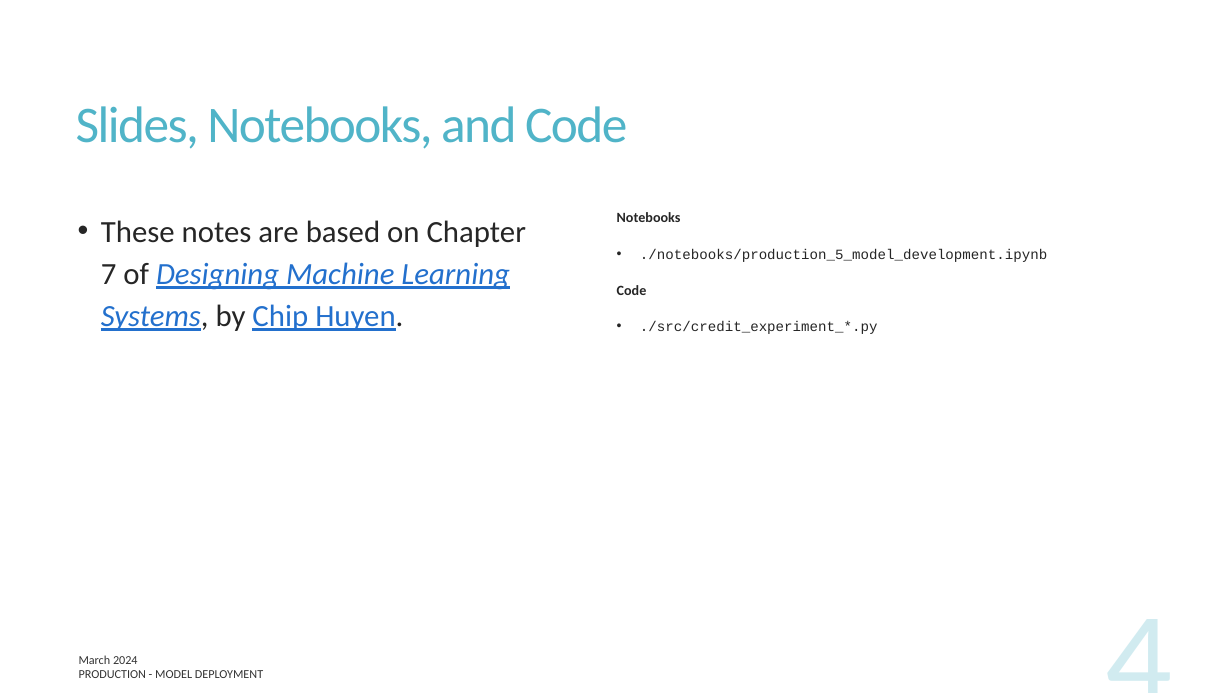
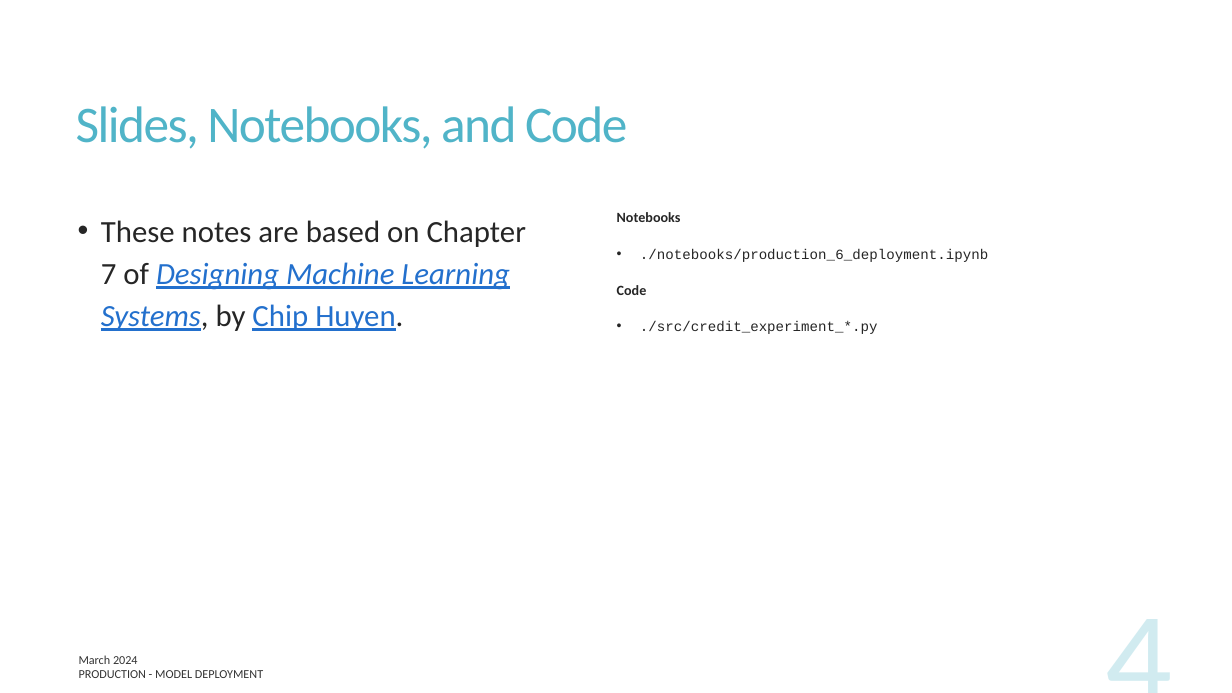
Before and after one commit to UofT-DSI/production, a slide deck: slide 4 of docs/part_6/production_6.pptx. Drawn at 1232x693 pixels with LibreOffice and Linux fonts; fonts in the diff are those of the drawing. Boxes give left, top, right and bottom in pixels: in the first picture for what was removed or moved away, otherwise in the second. Text is boxed around its words. In the diff, an @@ line names an element or a change of style, - is before the commit and + after.

```diff
--- a/docs/part_6/production_6.pptx
+++ b/docs/part_6/production_6.pptx
@@ text at (640, 248, 988, 262): text changed @@
-• ./notebooks/production_5_model_development.ipynb
+• ./notebooks/production_6_deployment.ipynb
```
Also in this commit, not shown: 1 other file.
